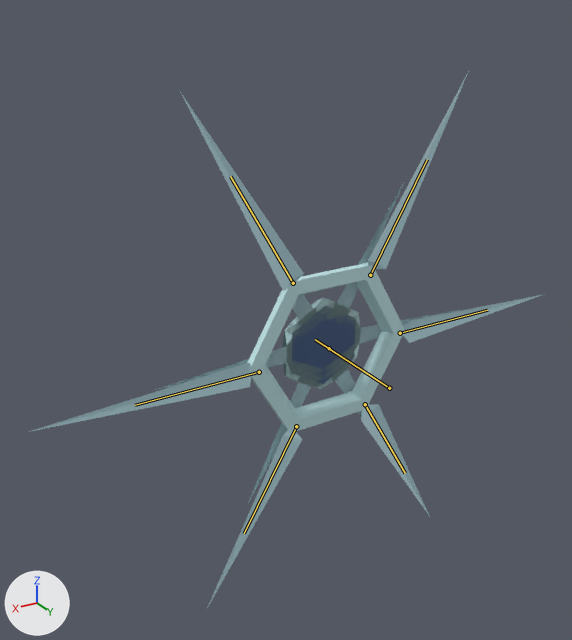
What one commit did to the glTF model glb_imports/SnowflakeEntity.glb.
Both versions are drawn from a camera (50 mm lens) standing at (4.58, 6.58, 3.82) and looking at (0.34, -0.49, 0.28). Every picture has the same lights, and +X, +Y and +Z are marked at lower left. The older version comes first. Both versions are drawn at frame 60 of the action 'QuadShardSequence1'; the numbers are the values there. The bones that bend it are drawn over the model as lines.

Names of what the first picture shows: 'BackLeft', 'BackRight', 'CentralEye1', 'CentralEye2', 'CentralEye3', 'FacePlate', 'FrontLeft', 'FrontRight', 'MiddleLeft', 'MiddleRight' and 1 more.
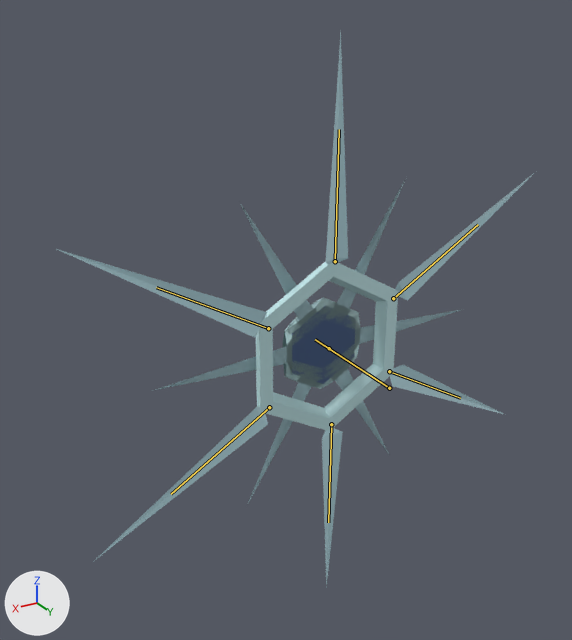
Location of each change, (x1, y1, x2, y2) in pixels of the pictures (572 x 640 px):
'FacePlate', posed (10% narrower)
    before: (247, 263, 405, 433)
    after: (256, 261, 398, 431)
'MiddleLeft', posed (27% taller)
    before: (29, 362, 251, 432)
    after: (57, 249, 267, 338)
'FrontLeft', posed (81% narrower, 17% taller)
    before: (181, 93, 304, 291)
    after: (325, 32, 348, 264)
'BackLeft', posed (80% wider, 14% shorter)
    before: (206, 430, 302, 610)
    after: (94, 407, 268, 561)
'FrontRight', posed (37% wider, 35% shorter)
    before: (368, 71, 469, 269)
    after: (395, 173, 534, 301)
'BackRight', posed (69% narrower, 44% taller)
    before: (361, 405, 430, 516)
    after: (322, 428, 343, 588)
'MiddleRight', posed (18% narrower)
    before: (403, 294, 544, 343)
    after: (390, 365, 506, 415)

What the commit changed:
Bone 'Bone.001' (bone_bone_001) turns from (0, -30, 0) to (0, 0, 0) degrees about its own x, y and z.
